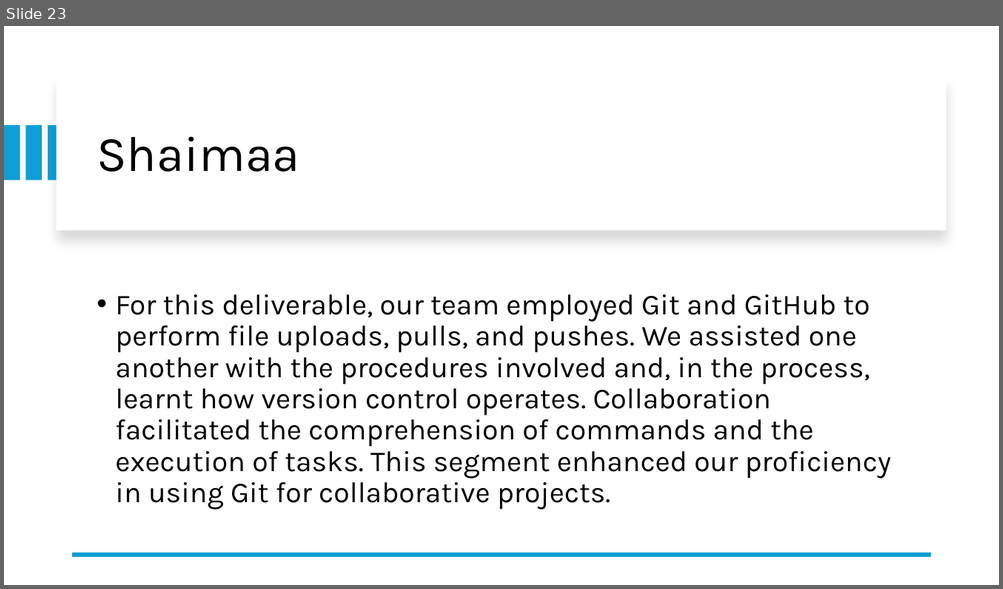
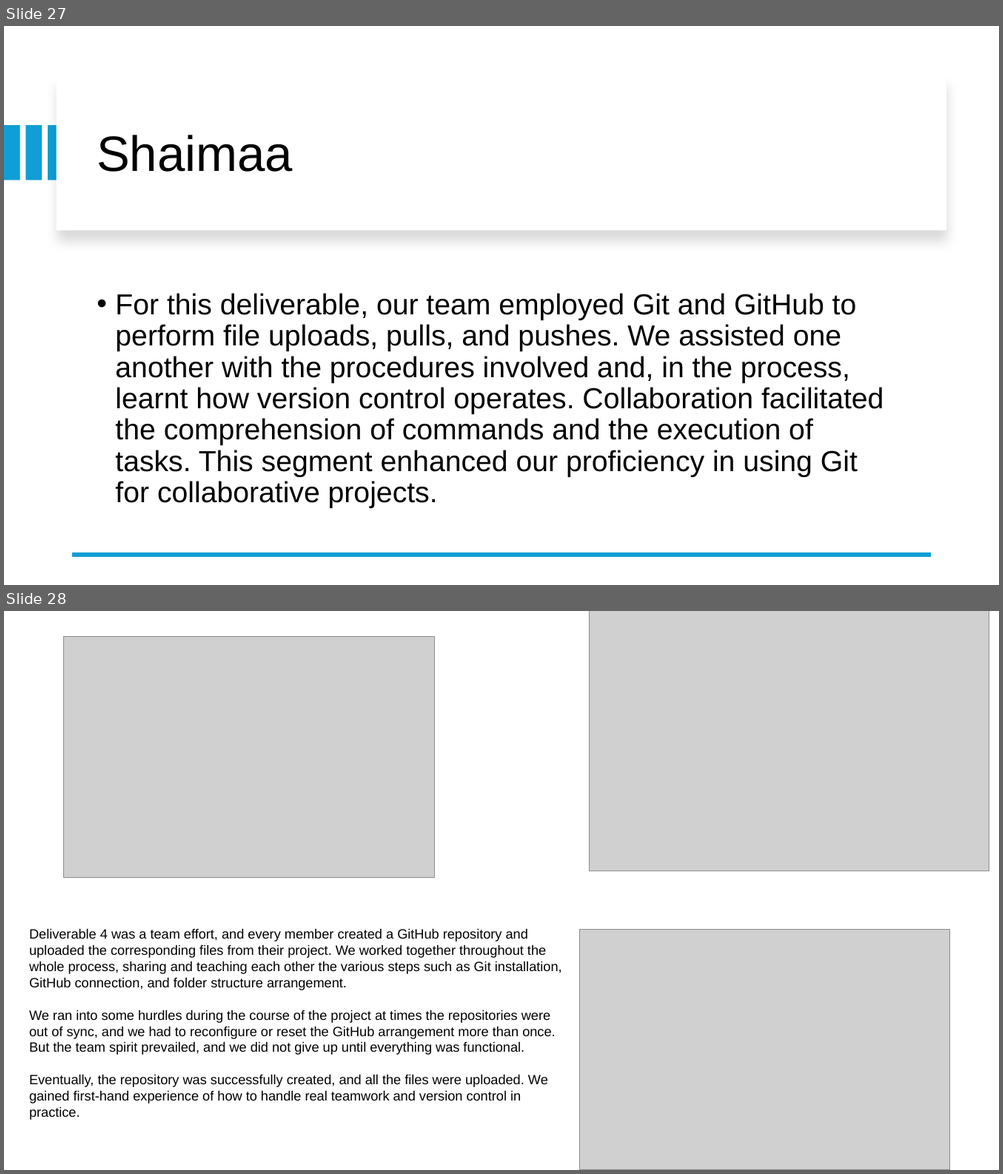
Before and after one commit to h7amdahh/cancer_dataset_uae, a slide deck: Cancer dataset UAE.pptx. Shown one above the other, each under a label of ours: slide 23 before the commit, slides 27 and 28 after it. The pictures are 1003x589 and 1003x1174 pixels, drawn with LibreOffice and Linux fonts; fonts in the diff are those of the drawing; grey boxes stand for pictures. Boxes give left, top, right and bottom in pixels: in the first picture for what was removed or moved away, otherwise in the second. Text is boxed around its words. In the diff, an @@ line names an element or a change of style, - is before the commit and + after.

```diff
--- a/Cancer dataset UAE.pptx
+++ b/Cancer dataset UAE.pptx
@@ slide 28 added at box(4, 611, 999, 1170), background #FFFFFF @@
@@ picture added at box(589, 611, 989, 871) @@
@@ picture added at box(64, 637, 434, 878) @@
@@ text added at box(29, 928, 562, 1120), 13 pt, text #000000 @@
+Deliverable 4 was a team effort, and every member created a GitHub repository and uploaded the corresponding files from their project. We worked together throughout the whole process, sharing and teaching each other the various steps such as Git installation, GitHub connection, and folder structure arrangement.
+We ran into some hurdles during the course of the project at times the repositories were out of sync, and we had to reconfigure or reset the GitHub arrangement more than once. But the team spirit prevailed, and we did not give up until everything was functional.
+Eventually, the repository was successfully created, and all the files were uploaded. We gained first-hand experience of how to handle real teamwork and version control in practice.
@@ picture added at box(580, 930, 950, 1170) @@
@@ what was slide 23 is now slide 27 @@
@@ slide 27 changed as well @@
@@ title "Shaimaa" at box(96, 135, 293, 172): font Karla to Arial @@
@@ text "For this deliverable, our team ..." at box(115, 293, 883, 508): font Karla to Arial; less space between paragraphs @@
```
Also in this commit, not shown: 23 other slides changed, 4 other slides added.
